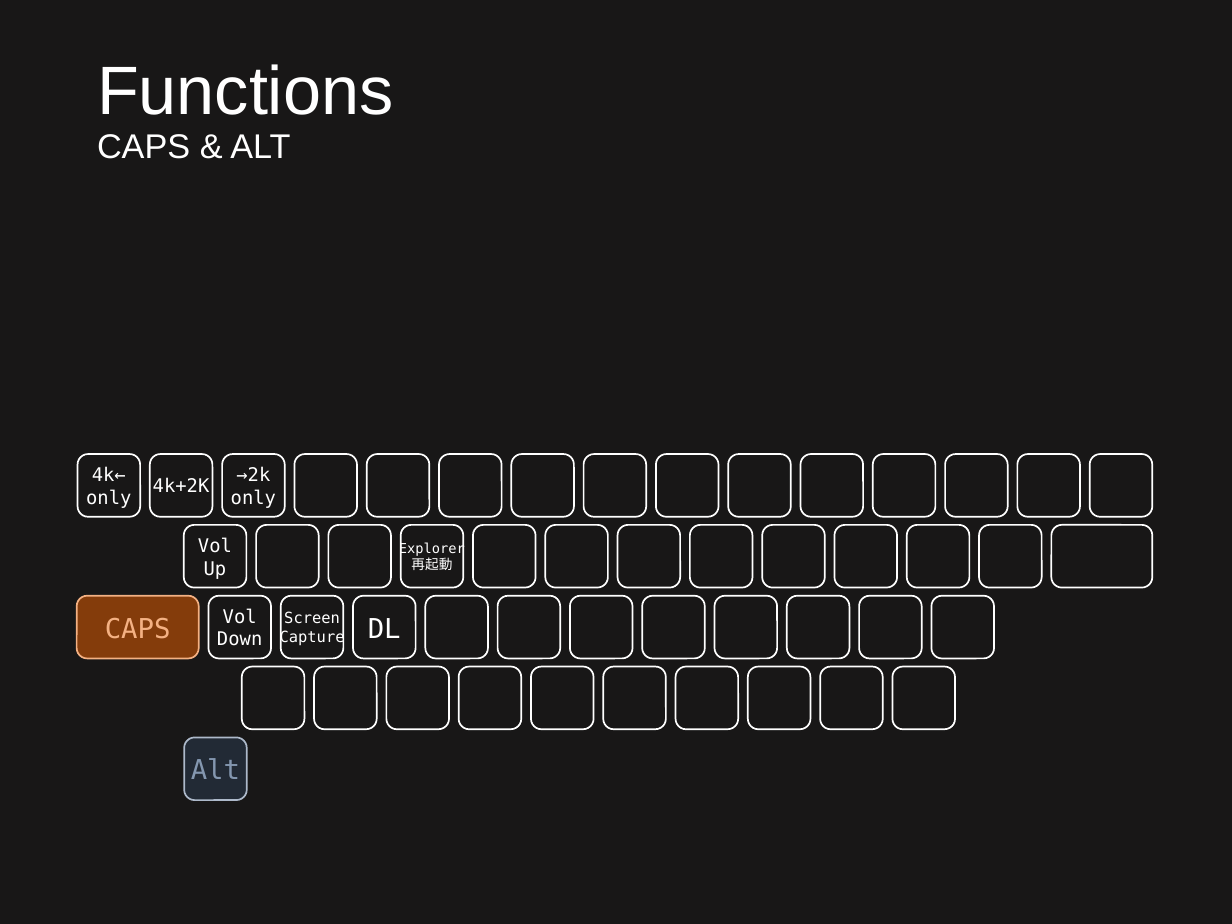
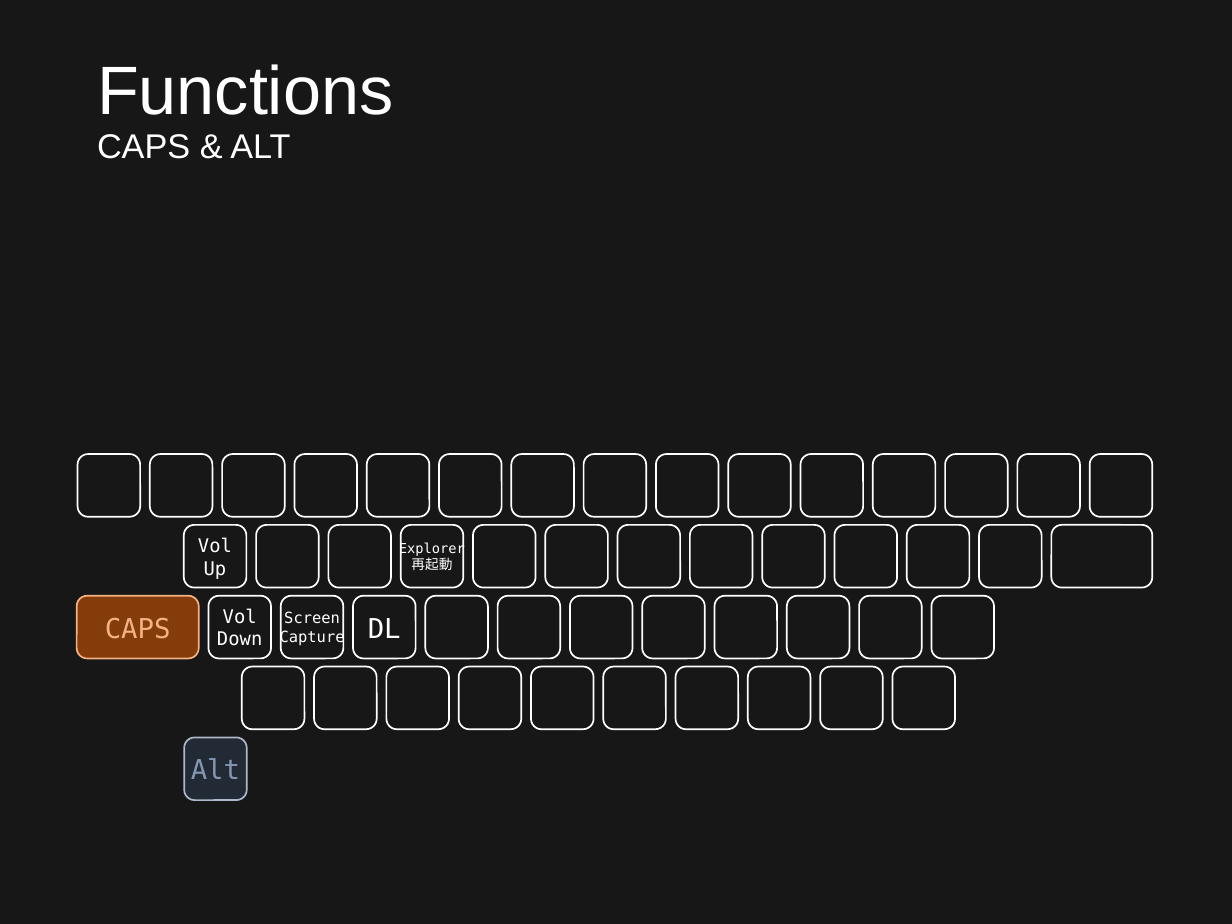
Before and after one commit to ittooo66/myAHKv2, a slide deck: slide 4 of MANUAL.pptx. Drawn at 1232x924 pixels with LibreOffice and Linux fonts; fonts in the diff are those of the drawing. Boxes give left, top, right and bottom in pixels: in the first picture for what was removed or moved away, otherwise in the second. Text is boxed around its words. In the diff, an @@ line names an element or a change of style, - is before the commit and + after.

```diff
--- a/MANUAL.pptx
+++ b/MANUAL.pptx
@@ text in rounded rectangle at (86, 466, 131, 508): text removed @@
-4k←
-only
@@ text in rounded rectangle at (153, 477, 210, 492): text removed @@
-4k+2K
@@ text in rounded rectangle at (231, 466, 276, 508): text removed @@
-→2k
-only
```
Also in this commit, not shown: 1 other file.
